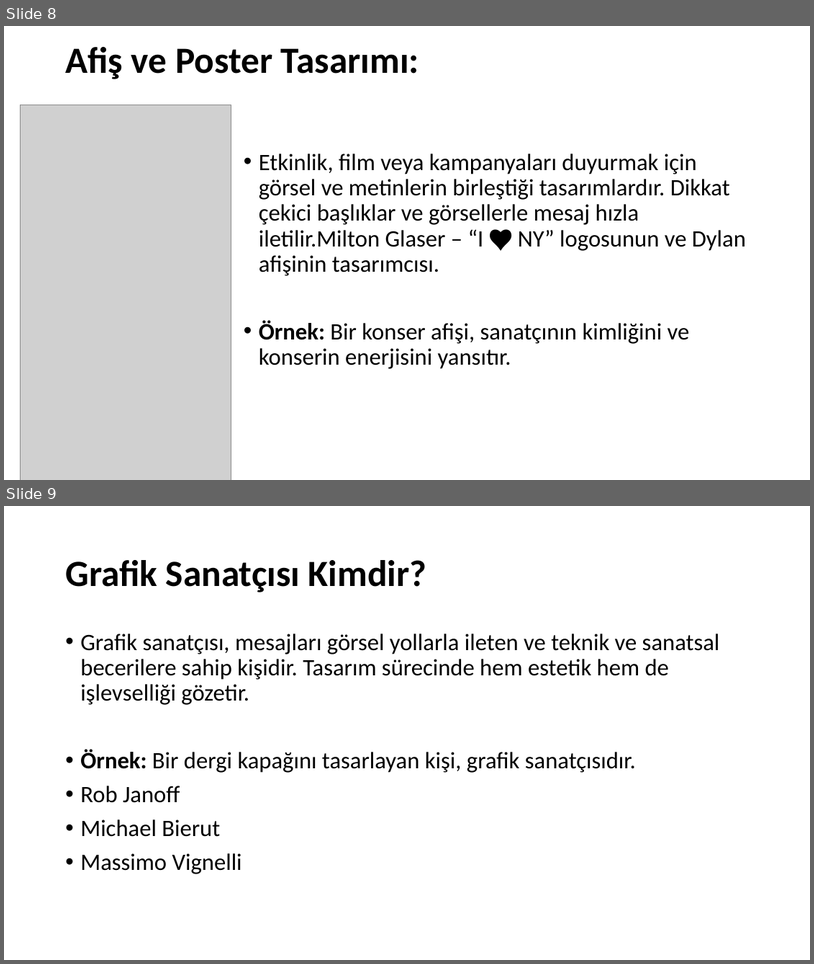
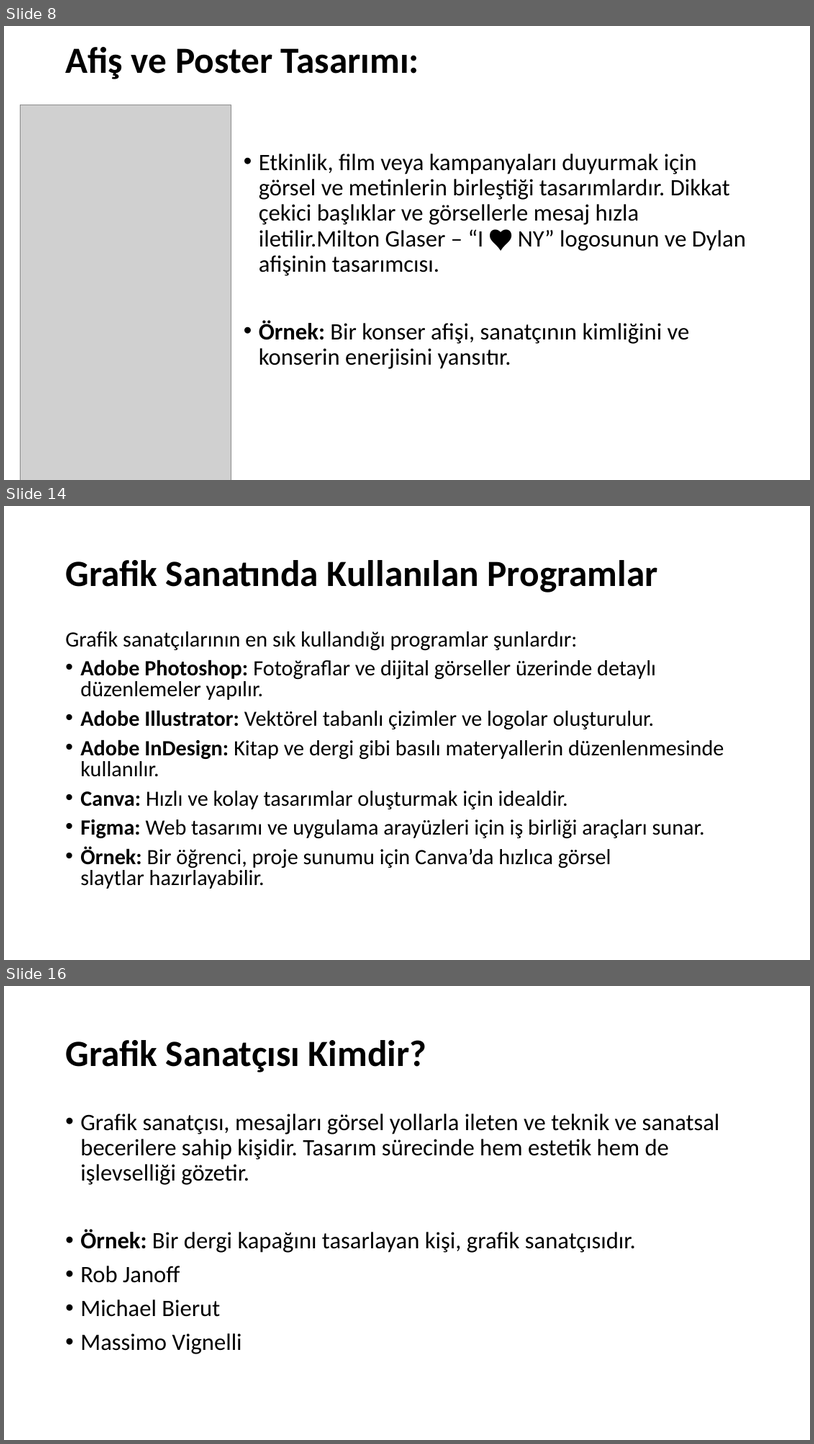
Before and after one commit to musarda/thyaoihlas.github.io, a slide deck: Grafik_Sanatı_Nedir.pptx. Shown one above the other, each under a label of ours: slides 8 and 9 before the commit, slides 8, 14 and 16 after it; the slides between them are not shown. The pictures are 814x964 and 814x1444 pixels, drawn with LibreOffice and Linux fonts; fonts in the diff are those of the drawing; grey boxes stand for pictures. Boxes give left, top, right and bottom in pixels: in the first picture for what was removed or moved away, otherwise in the second. Text is boxed around its words. In the diff, an @@ line names an element or a change of style, - is before the commit and + after.

Commit message:
aad

```diff
--- a/Grafik_Sanatı_Nedir.pptx
+++ b/Grafik_Sanatı_Nedir.pptx
@@ slide 14 added at <box>4,506,810,960</box>, background #FFFFFF @@
@@ title added at <box>65,560,658,592</box>, 44 pt, text #000000, bold @@
+Grafik Sanatında Kullanılan Programlar
@@ text added at <box>65,631,724,888</box>, 25.9 pt, text #000000 @@
+Grafik sanatçılarının en sık kullandığı programlar şunlardır:
+• Adobe Photoshop: Fotoğraflar ve dijital görseller üzerinde detaylı düzenlemeler yapılır.
+• Adobe Illustrator: Vektörel tabanlı çizimler ve logolar oluşturulur.
+• Adobe InDesign: Kitap ve dergi gibi basılı materyallerin düzenlenmesinde kullanılır.
+• Canva: Hızlı ve kolay tasarımlar oluşturmak için idealdir.
+• Figma: Web tasarımı ve uygulama arayüzleri için iş birliği araçları sunar.
+• Örnek: Bir öğrenci, proje sunumu için Canva’da hızlıca görsel slaytlar hazırlayabilir.
@@ what was slide 9 is now slide 16 @@
```
Also in this commit, not shown: 6 other slides added.
